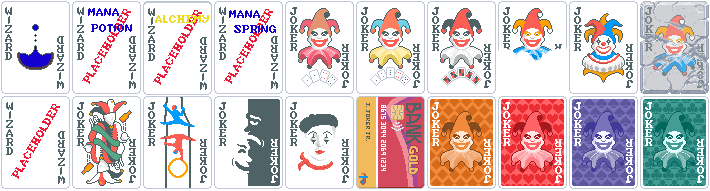
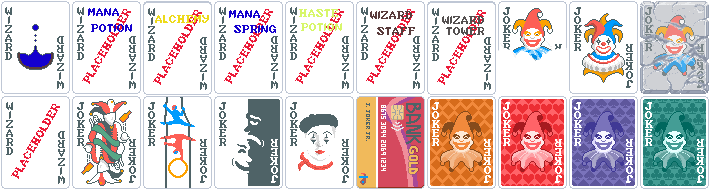
Layer changes from the first (710, 191) image to the second:
added layer "Placeholder Haste Potion" above "Placeholder Wizard Staff" over [290, 7, 349, 89]
added layer "Placeholder Wizard Staff" above "Placeholder Wizard Tower" over [361, 7, 420, 89]
added layer "Placeholder Wizard Tower" above "Placeholder template" over [427, 2, 496, 95]
